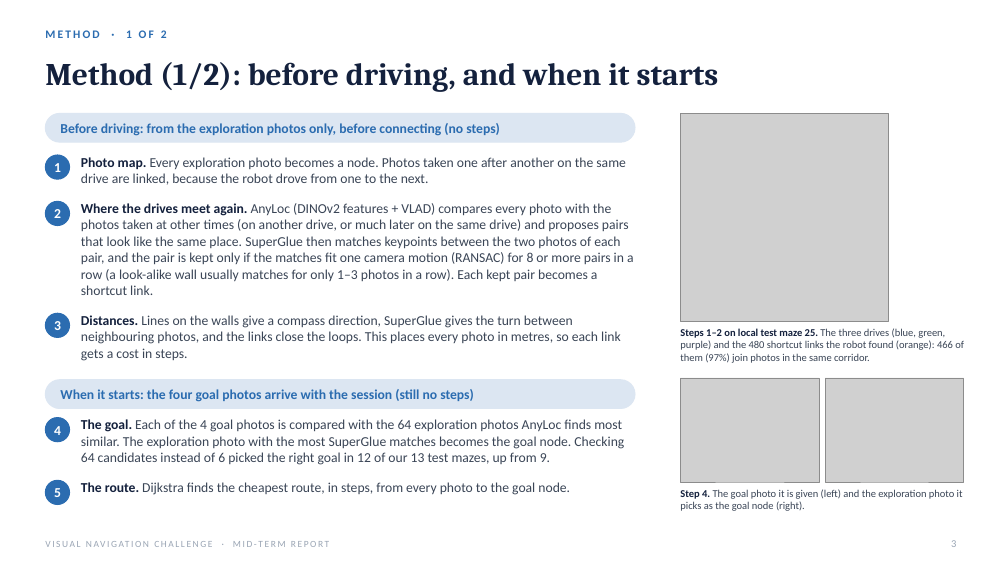
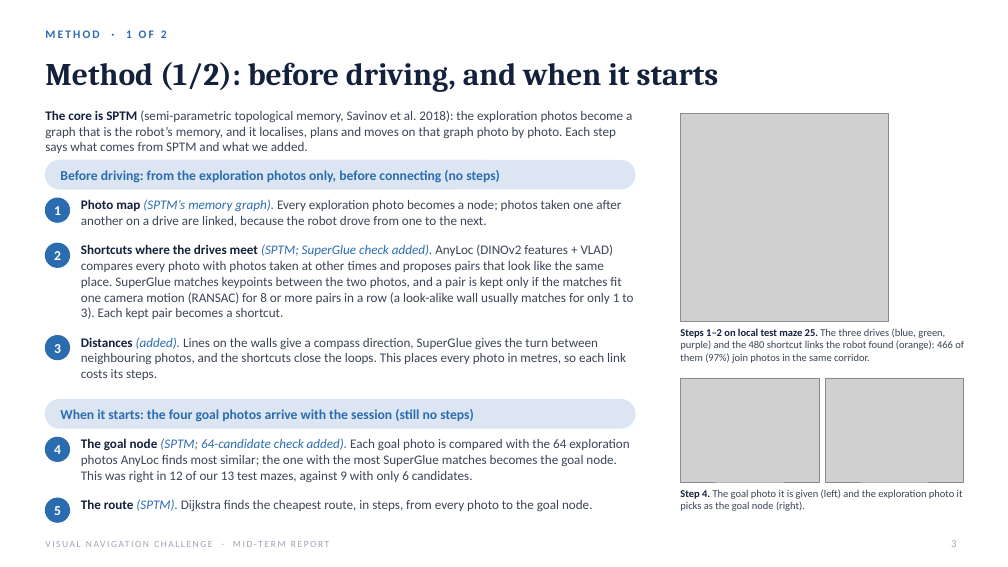
Before and after one commit to kartikparameshwaran/vis_nav_player_work, a slide deck: slide 3 of runs/Midterm_Report.pptx. Drawn at 1008x567 pixels with LibreOffice and Linux fonts; fonts in the diff are those of the drawing; grey boxes stand for pictures. Boxes give left, top, right and bottom in pixels: in the first picture for what was removed or moved away, otherwise in the second. Text is boxed around its words. In the diff, an @@ line names an element or a change of style, - is before the commit and + after.

```diff
--- a/runs/Midterm_Report.pptx
+++ b/runs/Midterm_Report.pptx
@@ text added at (45, 110, 632, 153), 12.5 pt, text #3A4556 @@
+The core is SPTM (semi-parametric topological memory, Savinov et al. 2018): the exploration photos become a graph that is the robot’s memory, and it localises, plans and moves on that graph photo by photo. Each step says what comes from SPTM and what we added.
@@ 2 texts, 1 rounded rectangle: place and size @@
-2 texts, 1 rounded rectangle at (45, 113, 635, 172)
+2 texts, 1 rounded rectangle at (45, 160, 635, 215)
@@ text at (81, 199, 621, 227): text changed; size 13 to 12.5 pt @@
-Photo map. Every exploration photo becomes a node. Photos taken one after another on the same drive are linked, because the robot drove from one to the next.
+Photo map (SPTM’s memory graph). Every exploration photo becomes a node; photos taken one after another on a drive are linked, because the robot drove from one to the next.
@@ text "2": place and size @@
-text "2" at (54, 209, 61, 218)
+text "2" at (54, 251, 61, 260)
@@ ellipse: place and size @@
-ellipse at (45, 155, 70, 179)
+ellipse at (45, 243, 70, 268)
@@ text at (81, 244, 633, 319): text changed; size 13 to 12.5 pt @@
-Where the drives meet again. AnyLoc (DINOv2 features + VLAD) compares every photo with the photos taken at other times (on another drive, or much later on the same drive) and proposes pairs that look like the same place. SuperGlue then matches keypoints between the two photos of each pair, and the pair is kept only if the matches fit one camera motion (RANSAC) for 8 or more pairs in a row (a look-alike wall usually matches for only 1–3 photos in a row). Each kept pair becomes a shortcut link.
+Shortcuts where the drives meet (SPTM; SuperGlue check added). AnyLoc (DINOv2 features + VLAD) compares every photo with photos taken at other times and proposes pairs that look like the same place. SuperGlue matches keypoints between the two photos, and a pair is kept only if the matches fit one camera motion (RANSAC) for 8 or more pairs in a row (a look-alike wall usually matches for only 1 to 3). Each kept pair becomes a shortcut.
@@ text "3": place and size @@
-text "3" at (54, 321, 61, 330)
+text "3" at (54, 344, 61, 353)
@@ ellipse: place and size @@
-ellipse at (45, 313, 70, 337)
+ellipse at (45, 336, 70, 360)
@@ text at (81, 337, 626, 380): text changed; size 13 to 12.5 pt @@
-Distances. Lines on the walls give a compass direction, SuperGlue gives the turn between neighbouring photos, and the links close the loops. This places every photo in metres, so each link gets a cost in steps.
+Distances (added). Lines on the walls give a compass direction, SuperGlue gives the turn between neighbouring photos, and the shortcuts close the loops. This places every photo in metres, so each link costs its steps.
@@ 3 texts, 2 ellipses, 1 rounded rectangle: place and size @@
-3 texts, 2 ellipses, 1 rounded rectangle at (45, 380, 635, 504)
+3 texts, 2 ellipses, 1 rounded rectangle at (45, 399, 635, 523)
@@ text at (81, 438, 629, 483): text changed; size 13 to 12.5 pt @@
-The goal. Each of the 4 goal photos is compared with the 64 exploration photos AnyLoc finds most similar. The exploration photo with the most SuperGlue matches becomes the goal node. Checking 64 candidates instead of 6 picked the right goal in 12 of our 13 test mazes, up from 9.
+The goal node (SPTM; 64-candidate check added). Each goal photo is compared with the 64 exploration photos AnyLoc finds most similar; the one with the most SuperGlue matches becomes the goal node. This was right in 12 of our 13 test mazes, against 9 with only 6 candidates.
@@ text at (81, 499, 593, 512): text changed; size 13 to 12.5 pt @@
-The route. Dijkstra finds the cheapest route, in steps, from every photo to the goal node.
+The route (SPTM). Dijkstra finds the cheapest route, in steps, from every photo to the goal node.
```
Also in this commit, not shown: 2 other slides changed.
